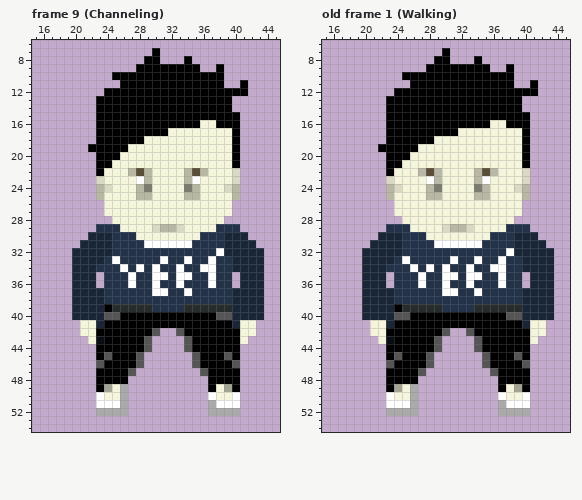
Two states of a pixel-art file, Assets/beebois/jacky/jacky.aseprite. Above is the file before it was changed.
64x64 pixels, 9 frames. Shown: frame 9 (Channeling): x 15..45, y 6..54; old frame 1 (Walking): x 15..45, y 6..54. The commit also changed other frames, which this record leaves out.
The same view after the edit:
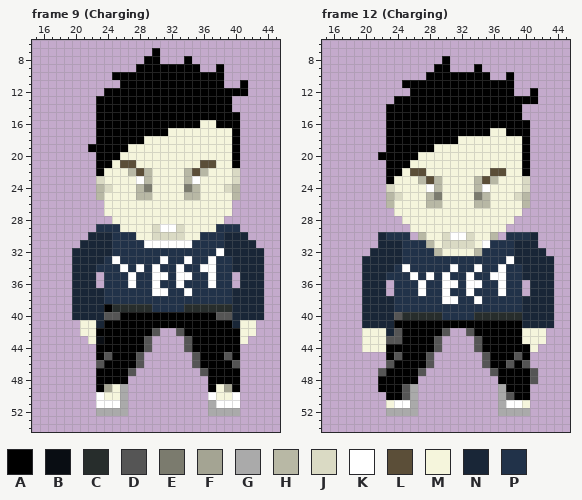
Palette (. is transparent): A #000000  B #090d13  C #272d2c  D #555555  E #7b7b6e  F #a4a493  G #aaaaaa  H #b8b8a5  J #dadac4  K #ffffff  L #5b4e38  M #f5f5dc  N #192637  P #213249
A new or re-ordered frame is compared with the old frame closest to it.
Commit message: Update Jacky sprite for attack animation
The edit:
frames 9 -> 22
Changed rows in their new state; - is an unchanged pixel.
Frame 9 (Charging), layer "Face":
first column x 26:
21 LL--------LL
first column x 30:
29 -KK-
30 JJJJ
Frame 12 (Charging) is new; against old frame 1 (Walking):
first column x 20:
 7 ----------.-------------
 8 ---------.----.---------
 9 --------.--...-.--.-----
10 -----...--------..------
11 -----A---------------.--
12 ----..-------------..---
13 ---.----------------AA--
15 --------------------.---
16 ----------------AA------
17 ------------AAAA--AA----
18 ---------AAA------------
19 --.----AA---------------
20 --A---A-----------------
21 -----A------------------
22 ----A-LLMM----MMLL--A---
23 ---A---HL------LH-------
24 ---JM---KH----HK---MJ---
25 ----J----E----E----J----
26 ---H----HH----HH----H---
29 ---...----MMMM----...---
30 ---PP-.H--JKKJ--H.-PP---
31 -.------HMJJJJMK------.-
32 .--------HMMMMH---P----.
33 ----NP-----P--P--PKN----
34 ---N-KP-P-PK-PK-P-------
35 ---P--KPK--P--P-K---N---
36 -----------K--K---------
37 ---.---K---P-KP--K--.---
38 ----------KK--K---------
39 ----PPPPPP----PPPPPP----
40 -----CCCCCPPPPCCCCCC----
41 NNN------------------NNN
42 M--ND---------------M---
43 MM-DD---------------M-M-
44 MMM------------------M--
46 ------------------D-----
47 --D------------------D--
48 --A------------------D--
49 --A-AD-----------GAA----
50 ---AAD-----------GDAA---
51 ---M----------------M---
